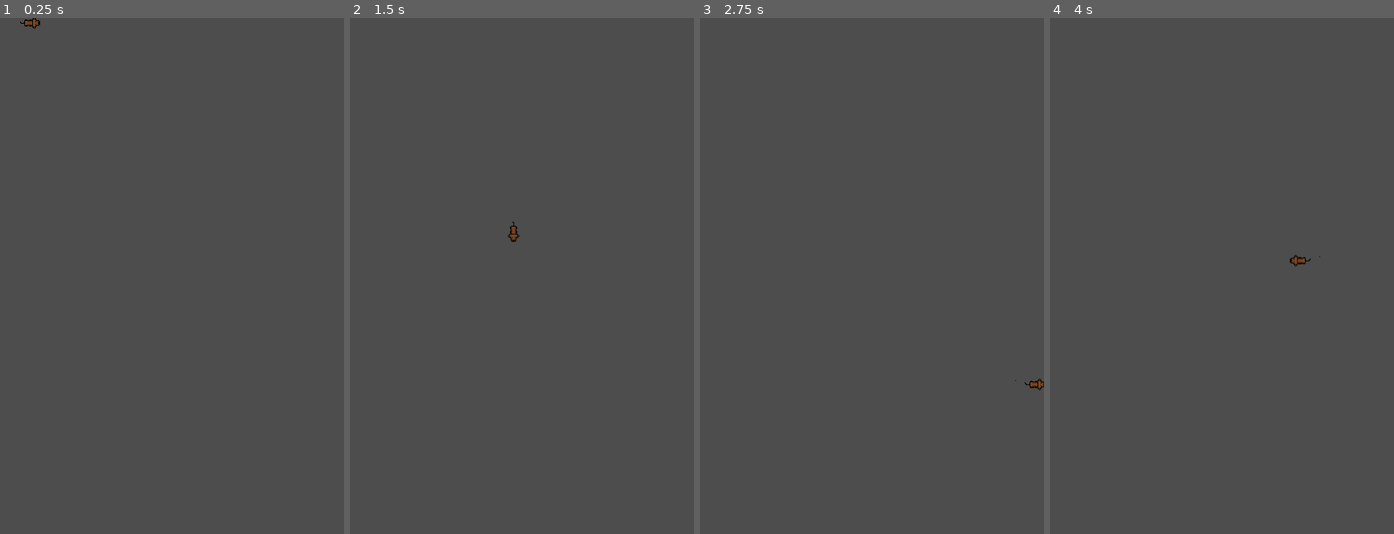
Above: before the commit, frames 1-4 (left to right).
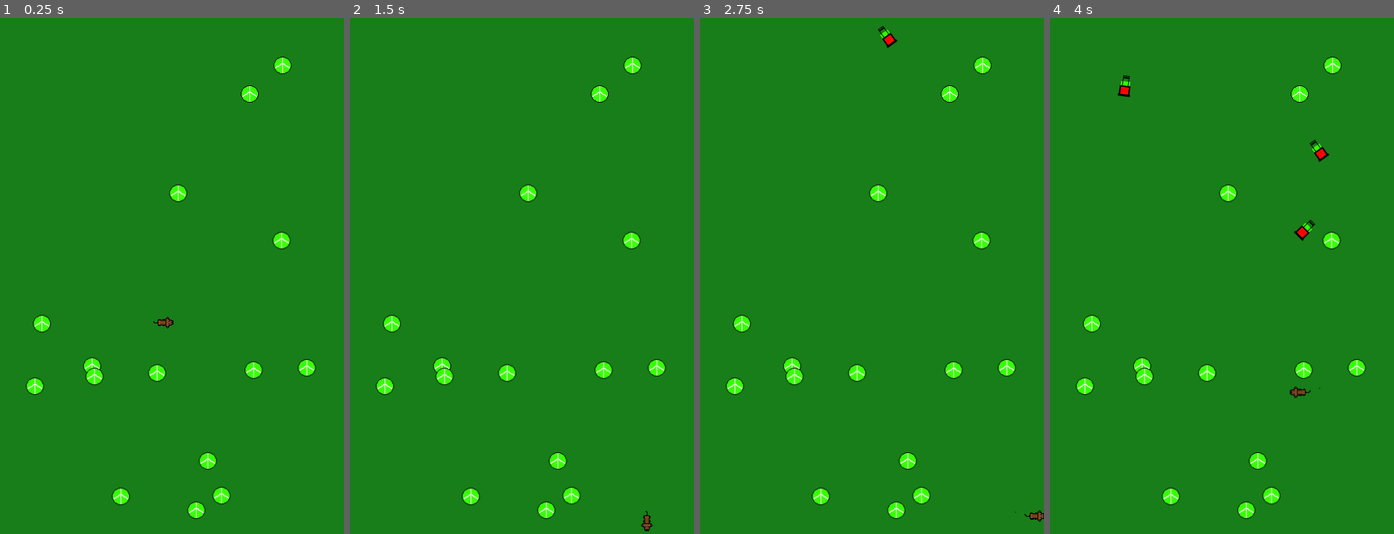
Above: after the commit, the same moments.

Repository: Hiddensquid03/Doggy-Danger-Game
Game: Godot game, scene res://main.tscn
The game is run twice, just before and just after one commit, with the same random seed, the same clock (stepped at 60 frames per second) and the same inputs. Before the commit the project starts from res://player.tscn.
Inputs:
- Up to frame 1 (0.25 s): no input
- Up to frame 2 (1.5 s): tap Enter at 0.5 s; hold D (Move_Right1) 0.53-1.28 s; hold Down (Move_Down2) 0.53-1.28 s; hold S (Move_Down1) from 1.28 s (still down); tap Left (Move_Left2) at 1.35 s
- Up to frame 3 (2.75 s): release S (Move_Down1) at 2.03 s; hold D (Move_Right1) from 2.03 s (still down); hold Right (Move_Right2) from 2.03 s (still down)
- Up to frame 4 (4 s): tap Space at 2.75 s; release D (Move_Right1) at 2.78 s; release Right (Move_Right2) at 2.78 s; hold W (Move_Up1) 2.78-3.53 s; tap Up (Move_Up2) at 2.85 s; hold A (Move_Left1) from 3.53 s (still down); hold Down (Move_Down2) from 3.53 s (still down)

The runs differ from the first frame. In frame 1, 100% of the frame differs, in the area x 0-100%, y 0-100%; in frame 2, 100%; in frame 3, 100%; in frame 4, 100%.

Commit message:
Added mob point and gamescene
Added mobs /spawning points/spawning and the player scene in a basic element

Diff:
--- /dev/null
+++ b/HUD.tscn
@@ -0,0 +1,17 @@
+[gd_scene format=3 uid="uid://bcapwwehjcu8p"]
+
+[node name="Hud" type="CanvasLayer"]
+
+[node name="ScoreLabel" type="Label" parent="."]
+offset_right = 40.0
+offset_bottom = 23.0
+
+[node name="Message" type="Label" parent="."]
+offset_right = 40.0
+offset_bottom = 23.0
+
+[node name="StartButton" type="Button" parent="."]
+offset_right = 8.0
+offset_bottom = 8.0
+
+[node name="MessageTimer" type="Timer" parent="."]
--- /dev/null
+++ b/Tennisball.tscn
@@ -0,0 +1,15 @@
+[gd_scene load_steps=3 format=3 uid="uid://bi0h861dtquhe"]
+
+[ext_resource type="Texture2D" uid="uid://37a8eimhbolr" path="res://art/Tennisball.png" id="1_1yfoj"]
+
+[sub_resource type="RectangleShape2D" id="RectangleShape2D_yt046"]
+size = Vector2(34, 32.5)
+
+[node name="Area2D" type="Area2D"]
+
+[node name="Sprite2D" type="Sprite2D" parent="."]
+texture = ExtResource("1_1yfoj")
+
+[node name="CollisionShape2D" type="CollisionShape2D" parent="."]
+position = Vector2(0, -3.75)
+shape = SubResource("RectangleShape2D_yt046")
--- /dev/null
+++ b/main.gd
@@ -0,0 +1,65 @@
+extends Node
+@export var mob_scene: PackedScene
+@export var Tennis_ballscene: PackedScene
+var score
+# Called when the node enters the scene tree for the first time.
+func _ready():
+	new_game()
+
+
+# Called every frame. 'delta' is the elapsed time since the previous frame. 35 33 470 720
+func _process(delta):
+	pass
+
+func game_over():
+	$"Score timer".stop()
+	$Mobtimer.stop()
+
+func new_game():
+	score = 0
+	if $player != null:
+		$player.start($"Start position".position)
+	else:
+		print("Failed to find player in scene")
+	$"Start timer".start()
+
+	for i in 15:
+		var Tennisball = Tennis_ballscene.instantiate()
+		Tennisball.position = Vector2(randf_range(35,470),randf_range(33, 720))
+		add_child(Tennisball)
+
+
+func _on_mobtimer_timeout():
+	# Create a new instance of the Mob scene.
+	var mob = mob_scene.instantiate()
+
+	# Choose a random location on Path2D.
+	var mob_spawn_location = $Mobpath/Mobspawnlocation
+	mob_spawn_location.progress_ratio = randf()
+
+	# Set the mob's direction perpendicular to the path direction.
+	var direction = mob_spawn_location.rotation + PI / 2
+
+	# Set the mob's position to a random location.
+	mob.position = mob_spawn_location.position
+
+	# Add some randomness to the direction.
+	direction += randf_range(-PI / 4, PI / 4)
+	mob.rotation = direction
+
+	# Choose the velocity for the mob.
+	var velocity = Vector2(randf_range(150.0, 250.0), 0.0)
+	mob.linear_velocity = velocity.rotated(direction)
+
+	# Spawn the mob by adding it to the Main scene.
+	add_child(mob)
+
+
+func _on_score_timer_timeout():
+	score += 1
+
+
+
+func _on_start_timer_timeout():
+	$Mobtimer.start()
+	$"Score timer".start()
--- a/main.tscn
+++ b/main.tscn
@@ -1,7 +1,52 @@
-[gd_scene format=3 uid="uid://doou1trp0mq8n"]
+[gd_scene load_steps=7 format=3 uid="uid://doou1trp0mq8n"]
 
-[node name="Main" type="Node2D"]
+[ext_resource type="Script" path="res://main.gd" id="1_37dpv"]
+[ext_resource type="PackedScene" uid="uid://bu4rhgm7n2y1p" path="res://player.tscn" id="2_wys1f"]
+[ext_resource type="PackedScene" uid="uid://ch6o0ckg2lgpc" path="res://mob.tscn" id="2_y072y"]
+[ext_resource type="PackedScene" uid="uid://bi0h861dtquhe" path="res://Tennisball.tscn" id="3_b1cqx"]
 
-[node name="Area2D" type="Area2D" parent="."]
+[sub_resource type="QuadMesh" id="QuadMesh_cd6ou"]
 
-[node name="AnimatedSprite2D" type="AnimatedSprite2D" parent="Area2D"]
+[sub_resource type="Curve2D" id="Curve2D_l0h74"]
+_data = {
+"points": PackedVector2Array(0, 0, 0, 0, 4, -1, 0, 0, 0, 0, 476, -3, 0, 0, 0, 0, 479, 715, 0, 0, 0, 0, 0, 713, 0, 0, 0, 0, 4, -1)
+}
+point_count = 5
+
+[node name="Main" type="Node"]
+script = ExtResource("1_37dpv")
+mob_scene = ExtResource("2_y072y")
+Tennis_ballscene = ExtResource("3_b1cqx")
+
+[node name="MeshInstance2D" type="MeshInstance2D" parent="."]
+modulate = Color(0.0901961, 0.494118, 0.0980392, 1)
+position = Vector2(237.5, 360.5)
+scale = Vector2(555, 809)
+mesh = SubResource("QuadMesh_cd6ou")
+
+[node name="player" parent="." instance=ExtResource("2_wys1f")]
+
+[node name="Mobtimer" type="Timer" parent="."]
+wait_time = 0.5
+
+[node name="Score timer" type="Timer" parent="."]
+
+[node name="Start timer" type="Timer" parent="."]
+wait_time = 2.0
+one_shot = true
+autostart = true
+
+[node name="Start position" type="Marker2D" parent="."]
+position = Vector2(240, 450)
+
+[node name="Mobpath" type="Path2D" parent="."]
+curve = SubResource("Curve2D_l0h74")
+
+[node name="Mobspawnlocation" type="PathFollow2D" parent="Mobpath"]
+position = Vector2(4, -1)
+rotation = -0.00423726
+
+[connection signal="hit" from="player" to="." method="game_over"]
+[connection signal="timeout" from="Mobtimer" to="." method="_on_mobtimer_timeout"]
+[connection signal="timeout" from="Score timer" to="." method="_on_score_timer_timeout"]
+[connection signal="timeout" from="Start timer" to="." method="_on_start_timer_timeout"]
--- /dev/null
+++ b/mob.gd
@@ -0,0 +1,14 @@
+extends RigidBody2D
+
+
+# Called when the node enters the scene tree for the first time.
+
+#func _ready():
+#	var mob_types = $AnimatedSprite2D.sprite_frames.get_animation_names()
+#	$AnimatedSprite2D.play(mob_types[randi() % mob_types.size()])
+
+func _on_visible_on_screen_notifier_2d_screen_exited():
+	queue_free()
+# Called every frame. 'delta' is the elapsed time since the previous frame.
+func _process(delta):
+	pass
--- /dev/null
+++ b/mob.tscn
@@ -0,0 +1,36 @@
+[gd_scene load_steps=5 format=3 uid="uid://ch6o0ckg2lgpc"]
+
+[ext_resource type="Texture2D" uid="uid://dwgogxuxwp85l" path="res://art/Lawnmower.png" id="1_5inbf"]
+[ext_resource type="Script" path="res://mob.gd" id="1_u5mt5"]
+
+[sub_resource type="SpriteFrames" id="SpriteFrames_uew04"]
+animations = [{
+"frames": [{
+"duration": 1.0,
+"texture": ExtResource("1_5inbf")
+}],
+"loop": true,
+"name": &"Walk",
+"speed": 5.0
+}]
+
+[sub_resource type="RectangleShape2D" id="RectangleShape2D_uiioc"]
+size = Vector2(33, 20)
+
+[node name="Mob" type="RigidBody2D"]
+collision_mask = 0
+gravity_scale = 0.0
+script = ExtResource("1_u5mt5")
+
+[node name="AnimatedSprite2D" type="AnimatedSprite2D" parent="."]
+position = Vector2(6, 7)
+sprite_frames = SubResource("SpriteFrames_uew04")
+animation = &"Walk"
+
+[node name="CollisionShape2D" type="CollisionShape2D" parent="."]
+position = Vector2(-0.5, 0)
+shape = SubResource("RectangleShape2D_uiioc")
+
+[node name="VisibleOnScreenNotifier2D" type="VisibleOnScreenNotifier2D" parent="."]
+position = Vector2(7.62939e-06, 3.8147e-06)
+scale = Vector2(1.6, 1.05)
--- a/player.gd
+++ b/player.gd
@@ -2,9 +2,11 @@
 
 @export var speed = 400 # pixels p sec
 var screen_size
+var lives:int
 
 func _ready():
 	screen_size = get_viewport_rect().size
+	lives = 3
 
 func _process(delta):
 	var velocity = Vector2.ZERO # The player's movement vector.
@@ -55,4 +57,15 @@
 
 
 func _on_body_entered(body):
-	pass # Replace with function body.
+	if lives > 1:
+		lives -= 1
+	else:
+		hide() # Player disappears after being hit.
+		hit.emit()
+		# Must be deferred as we can't change physics properties on a physics callback.
+		$CollisionShape2D.set_deferred("disabled", true)
+
+func start(pos):
+	position = pos
+	show()
+	$CollisionShape2D.disabled = false
--- a/player.tscn
+++ b/player.tscn
@@ -78,3 +78,5 @@
 [node name="CollisionShape2D" type="CollisionShape2D" parent="."]
 position = Vector2(-19, -10.5)
 shape = SubResource("RectangleShape2D_4yloi")
+
+[connection signal="body_entered" from="." to="." method="_on_body_entered"]
--- a/project.godot
+++ b/project.godot
@@ -11,7 +11,7 @@
 [application]
 
 config/name="Doggy Danger"
-run/main_scene="res://player.tscn"
+run/main_scene="res://main.tscn"
 config/features=PackedStringArray("4.1", "Forward Plus")
 config/icon="res://icon.svg"
 
Binary file added: art/Lawnmower.png
Not shown, added: art/Lawnmower.png.import
Binary file added: art/Tennisball.png
Not shown, added: art/Tennisball.png.import
